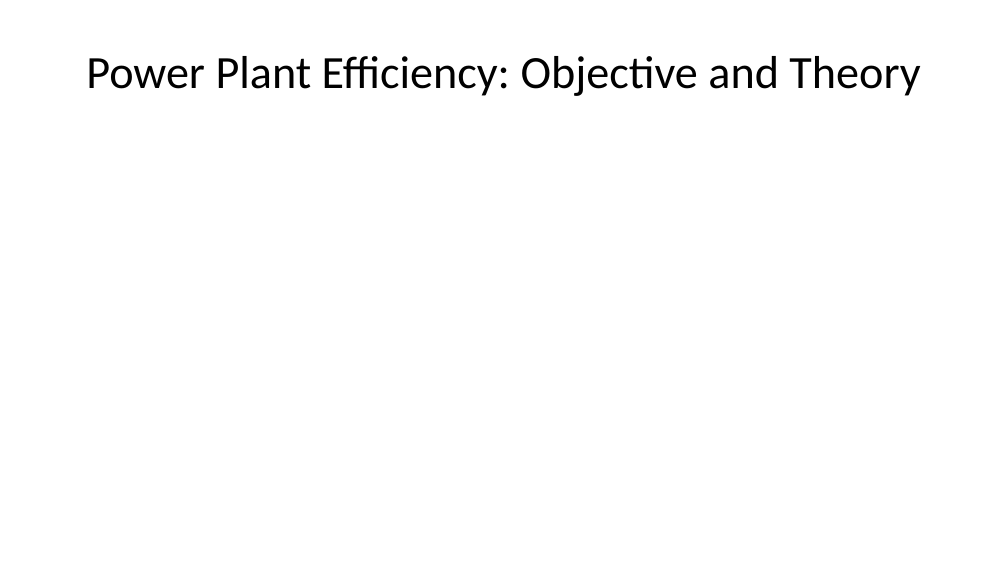
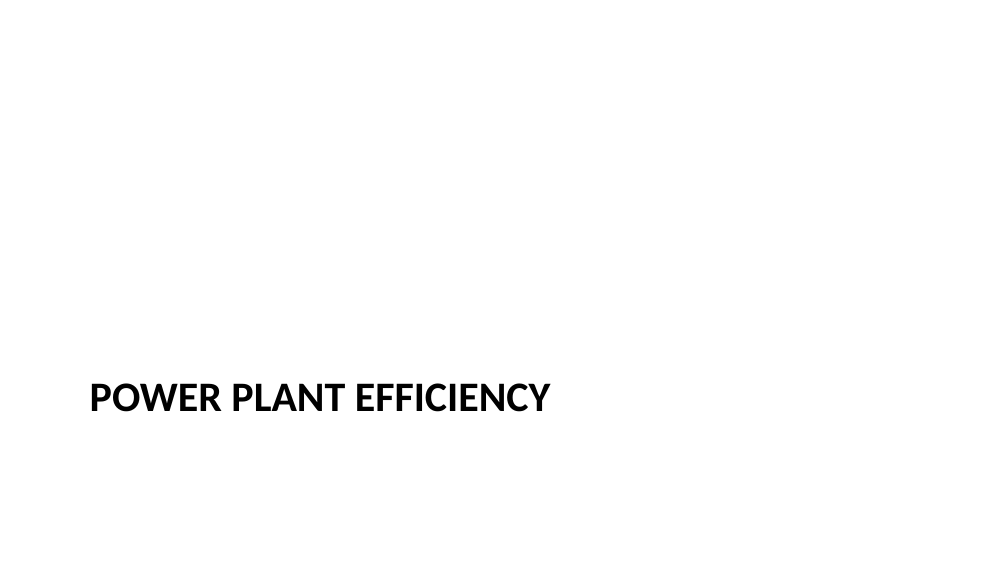
Before and after one commit to volumen25/simlabs, a slide deck: slide 23 of UC2026_simlabs.pptx (slide 11 before the commit). Drawn at 1008x567 pixels with LibreOffice and Linux fonts; fonts in the diff are those of the drawing. Boxes give left, top, right and bottom in pixels: in the first picture for what was removed or moved away, otherwise in the second. Text is boxed around its words. In the diff, an @@ line names an element or a change of style, - is before the commit and + after.

```diff
--- a/UC2026_simlabs.pptx
+++ b/UC2026_simlabs.pptx
@@ title "POWER PLANT EFFICIENCY" at bbox=[90, 383, 551, 412]: vertical alignment middle to top @@
@@ title at bbox=[90, 383, 551, 412]: text changed; size 33 to 30 pt; bold on @@
-Power Plant Efficiency: Objective and Theory
+POWER PLANT EFFICIENCY
```
Also in this commit, not shown: 6 other slides changed, 18 slides added, 6 slides removed, 7 other files.
